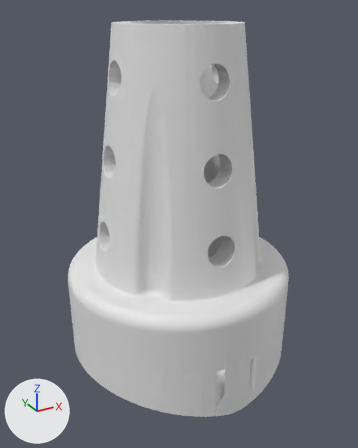
An edit to the OBJ model examples/models/psm/meshes/visual/tool_suction_irrigator_yaw.obj, drawn before and after from the same camera.
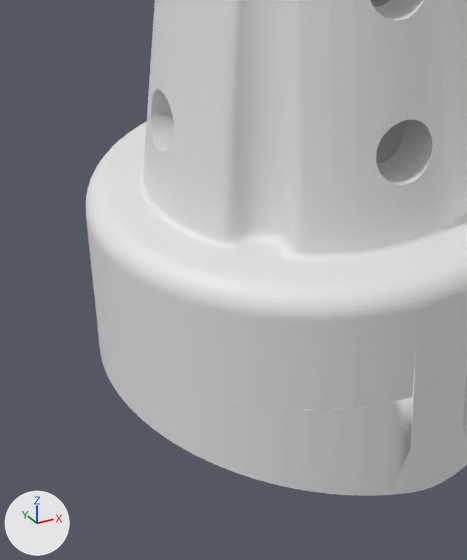
Each version appears first whole from a 50 mm lens placed at (-0.00778, -0.0142, 0.0124), pointed at (0.00017, 0.00026, 0.00518), and next in a close-up on the part from 7% to 70% of the width and 40% to 100% of the height. The lights are fixed; the arrows at lower left show +X, +Y and +Z. The last two pictures show the newer version. The close-ups show mesh edges as thin lines. Where no turn or scale is listed for an object, it has been applied to the vertices.

Names of what the first close-up shows: 'SuctionTip'.
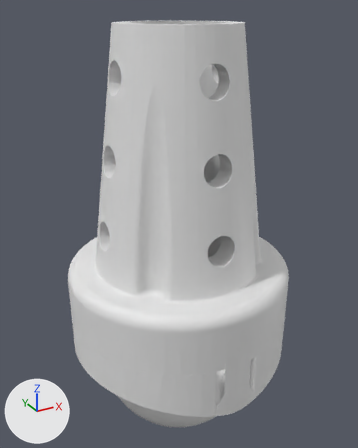
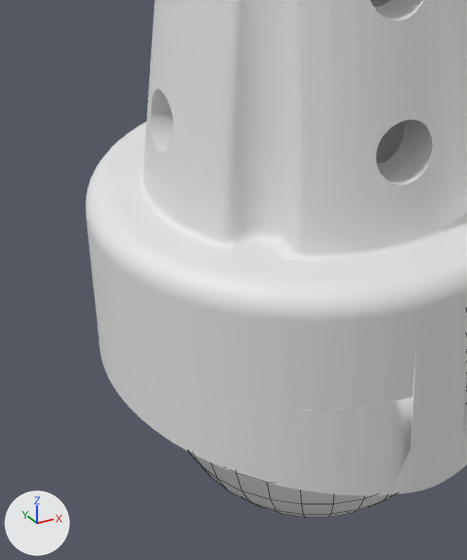
The change, as JSON lines over the scene's bpy script:
```json
{"op": "add", "block": "me_sphere", "code": ["me_sphere = bpy.data.meshes.new('Sphere')", "me_sphere.from_pydata(...)  # a UV sphere (32 segments, 16 rings, poles along z) spanning x -0.003..0.003, y -0.003..0.003, z -0.003..0.003"]}
{"op": "add", "block": "ob_sphere", "code": ["ob_sphere = bpy.data.objects.new('Sphere', me_sphere)", "ob_sphere.location = (0.0, 0.0, 0.0)"]}
```

Where the change shows, as pixel boxes (x1, y1, x2, y2) in the close-ups (467 x 560 px):
```json
{"object": "Sphere", "change": "added", "after": [189, 452, 396, 518]}
```
